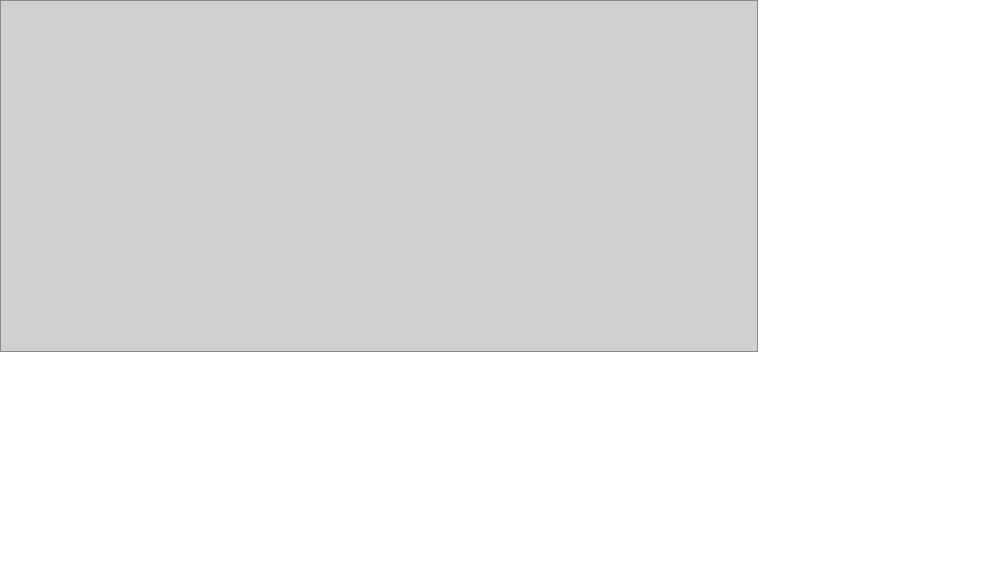
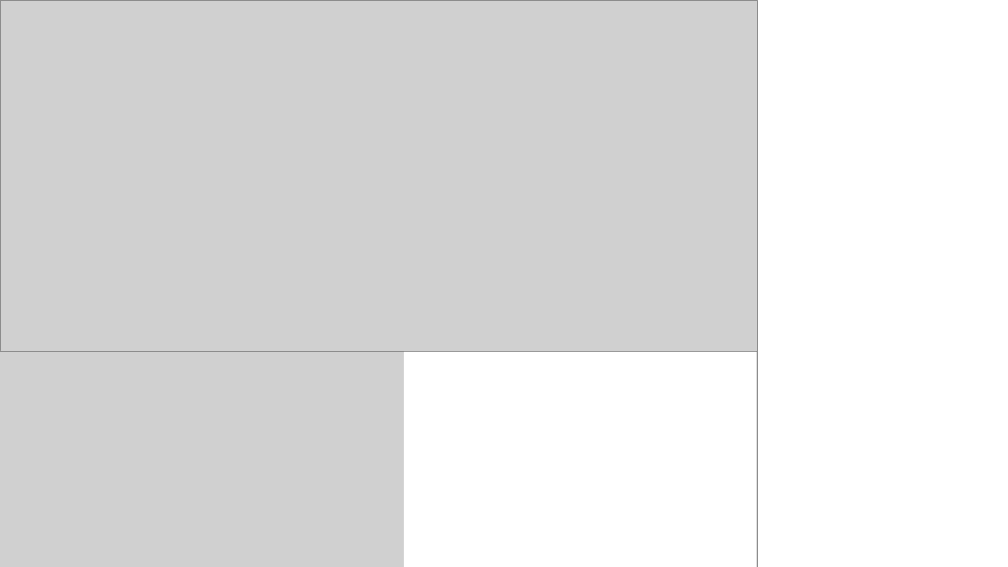
Before and after one commit to MikeDT/bdm-whack-a-mole, a slide deck: slide 5 of images/Whack a mole.pptx. Drawn at 1008x567 pixels with LibreOffice and Linux fonts; fonts in the diff are those of the drawing; grey boxes stand for pictures. Boxes give left, top, right and bottom in pixels: in the first picture for what was removed or moved away, otherwise in the second. Text is boxed around its words. In the diff, an @@ line names an element or a change of style, - is before the commit and + after.

```diff
--- a/images/Whack a mole.pptx
+++ b/images/Whack a mole.pptx
@@ picture added at box(0, 351, 758, 567) @@
@@ rectangle added at box(404, 352, 756, 567), fill #FFFFFF @@
```
Also in this commit, not shown: 7 other files.
